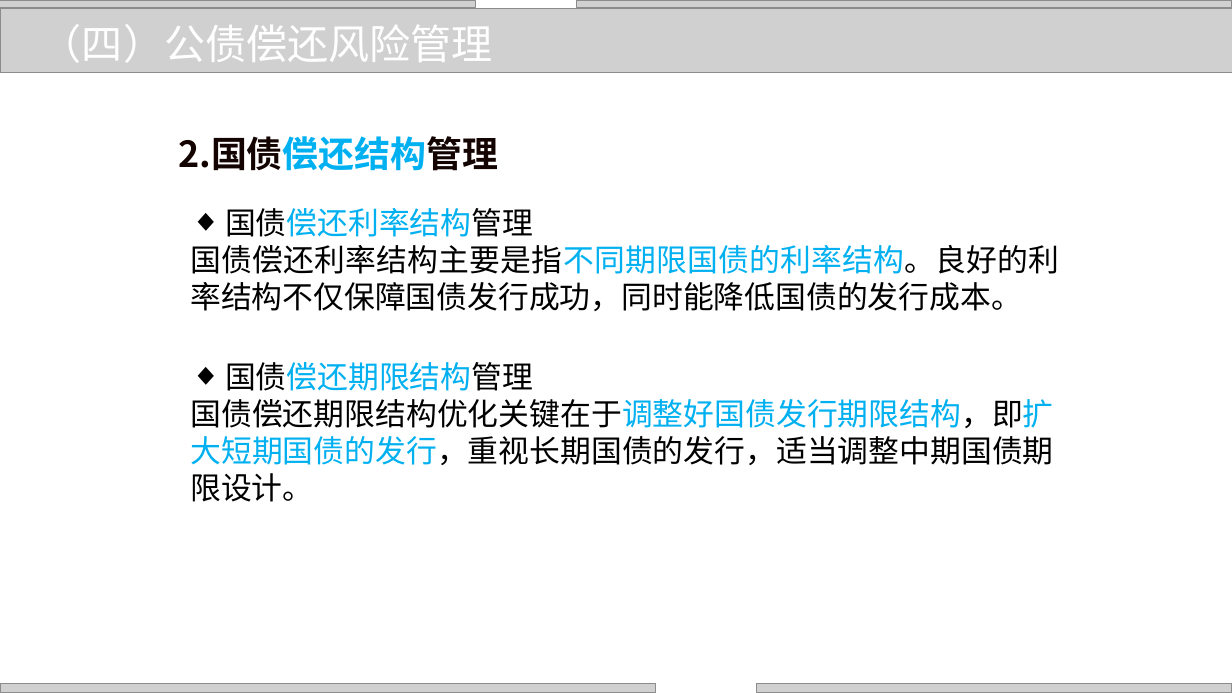
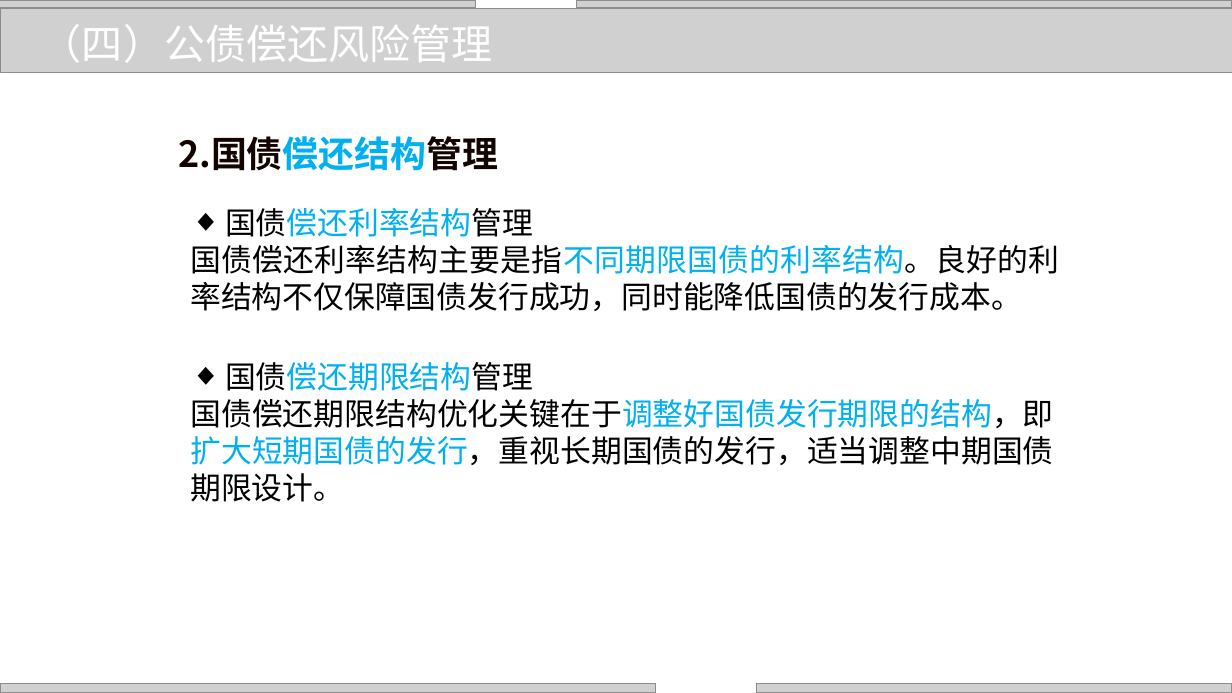
Before and after one commit to zhangjianzhang/internet_credit, a slide deck: slide 41 of files/slides/lecture_13.pptx (slide 37 before the commit). Drawn at 1232x693 pixels with LibreOffice and Linux fonts; fonts in the diff are those of the drawing; grey boxes stand for pictures; background and template pictures are left out. Boxes give left, top, right and bottom in pixels: in the first picture for what was removed or moved away, otherwise in the second. Text is boxed around its words. In the diff, an @@ line names an element or a change of style, - is before the commit and + after.

```diff
--- a/files/slides/lecture_13.pptx
+++ b/files/slides/lecture_13.pptx
@@ text at (190,399,1053,502): text changed @@
-国债偿还期限结构优化关键在于调整好国债发行期限结构，即扩大短期国债的发行，重视长期国债的发行，适当调整中期国债期限设计。
+国债偿还期限结构优化关键在于调整好国债发行期限的结构，即扩大短期国债的发行，重视长期国债的发行，适当调整中期国债期限设计。
```
Also in this commit, not shown: 12 other slides changed, 4 slides added, 3 other files.
